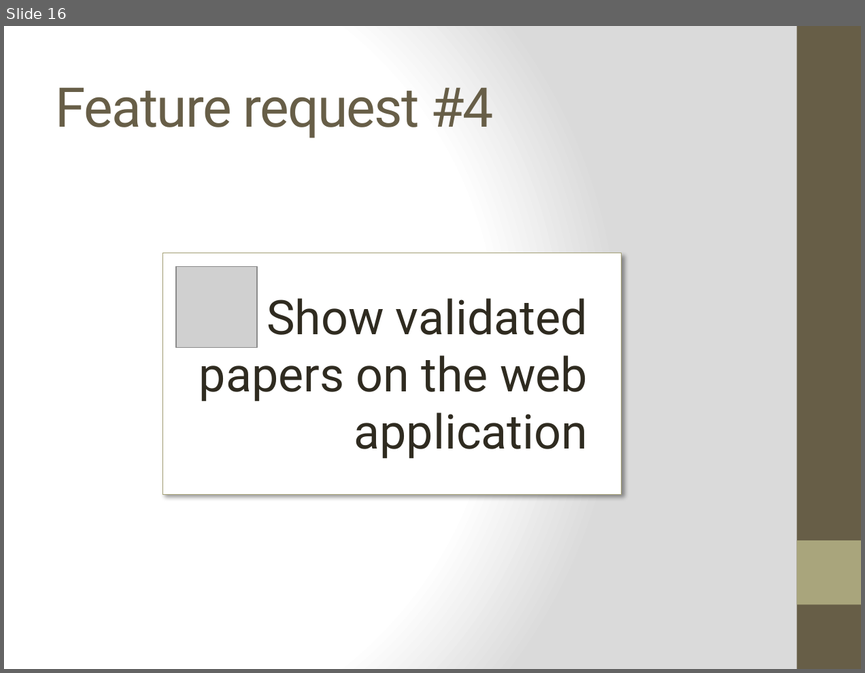
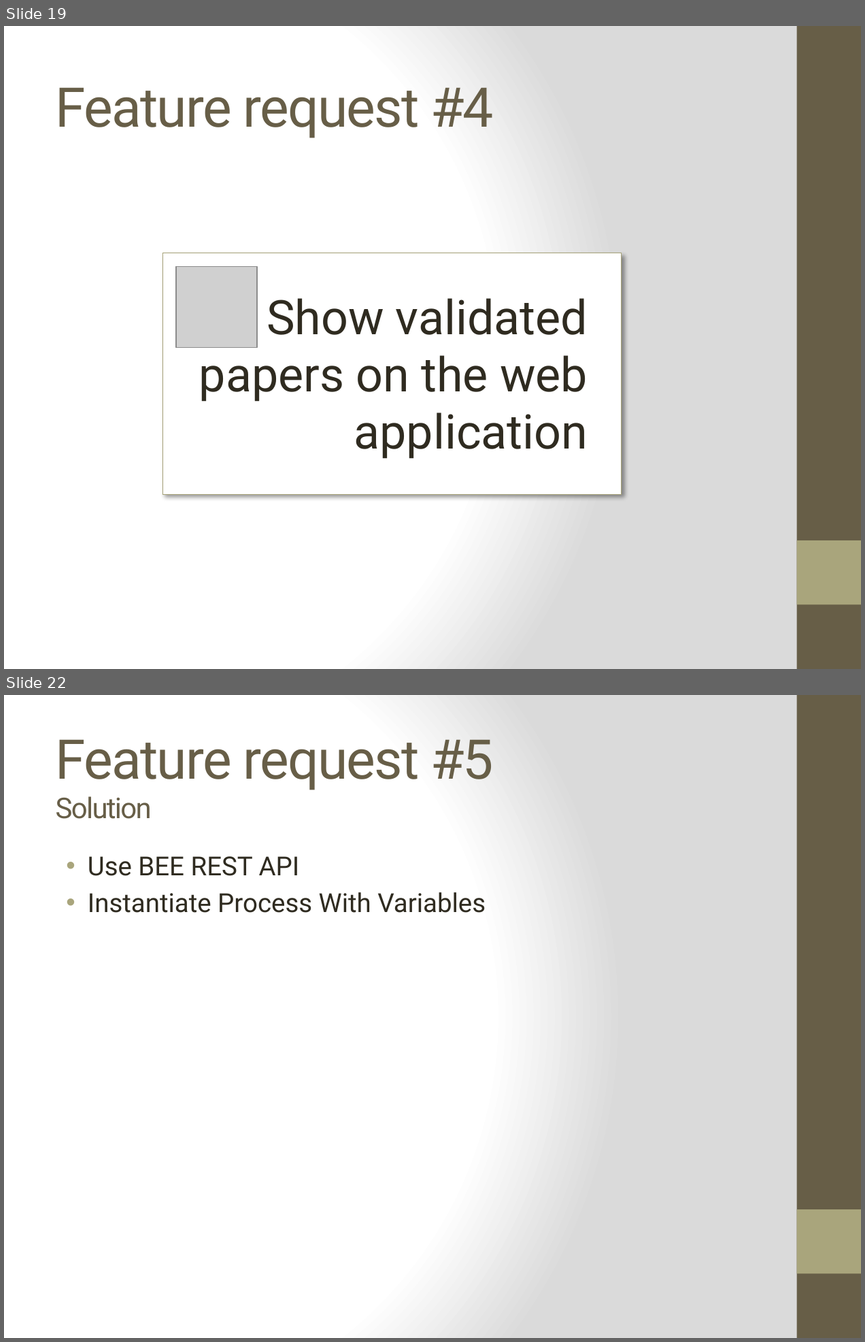
Before and after one commit to bouquetf/call-for-paper, a slide deck: slides/slides.pptx. Shown one above the other, each under a label of ours: slide 16 before the commit, slides 19 and 22 after it; the slides between them are not shown. The pictures are 865x673 and 865x1342 pixels, drawn with LibreOffice and Linux fonts; fonts in the diff are those of the drawing; grey boxes stand for pictures. Boxes give left, top, right and bottom in pixels: in the first picture for what was removed or moved away, otherwise in the second. Text is boxed around its words. In the diff, an @@ line names an element or a change of style, - is before the commit and + after.

```diff
--- a/slides/slides.pptx
+++ b/slides/slides.pptx
@@ slide 22 added at (x1=4, y1=695, x2=861, y2=1338), background gradient #FFFFFF to #DADADA; not listed: 2 template elements that a slide beside it also shows @@
@@ title added at (x1=56, y1=739, x2=494, y2=819), 46 pt, text #675E47 @@
+Feature request #5
+Solution
@@ text added at (x1=88, y1=856, x2=485, y2=913), 22 pt, text #2F2B20 @@
+• Use BEE REST API
+• Instantiate Process With Variables
@@ what was slide 16 is now slide 19 @@
```
Also in this commit, not shown: 3 slides changed, 6 other slides added, 1 slide removed.
